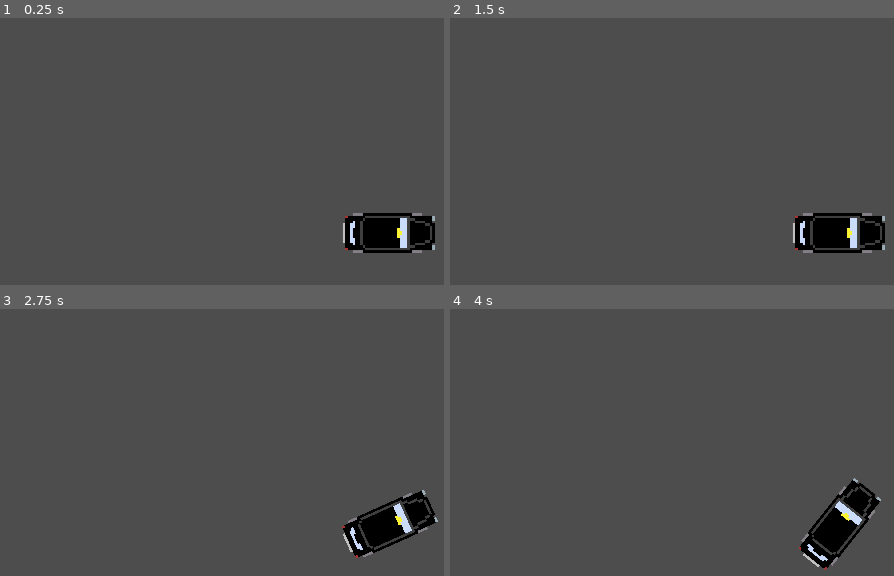
Above: before the commit, frames 1-4 (two rows, left to right).
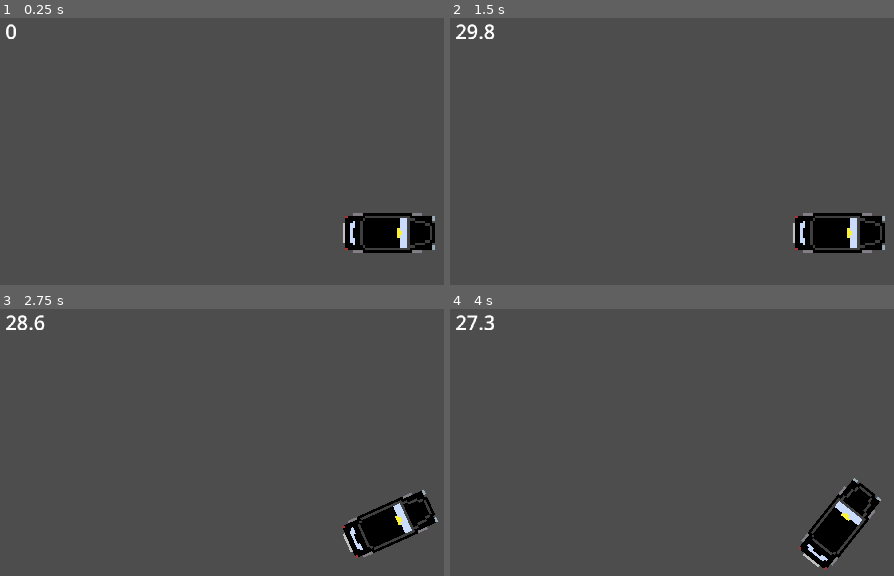
Above: after the commit, the same moments.

Repository: Samwalton9/HackneyCarriage
Game: Godot game, scene res://main.tscn
Two runs of this game, one before a commit and one after it. Both use one fixed random seed, a clock stepped at 60 frames per second and the inputs below. Before the commit the project starts from res://Map/map.tscn.
Inputs:
- Up to frame 1 (0.25 s): no input
- Up to frame 2 (1.5 s): tap Enter at 0.5 s; hold Up (ui_up) from 0.53 s (still down); tap Space at 1.25 s
- Up to frame 3 (2.75 s): tap Enter at 2 s; release Up (ui_up) at 2.03 s; hold Left (ui_left) from 2.03 s (still down)
- Up to frame 4 (4 s): release Left (ui_left) at 3.53 s; hold Down (ui_down) from 3.53 s (still down)

The runs differ from the first frame. In frame 1, less than 0.1% of the frame differs, in the area x 1-4%, y 2-8%; in frame 2, 0.2%; in frame 3, 0.2%, in the area x 1-11%, y 2-8%; in frame 4, 0.2%.

Commit message:
Journey tracking, random destination, and main scene

Diff:
--- a/Events.gd
+++ b/Events.gd
@@ -1,3 +1,5 @@
 extends Node
 
-signal new_pickup(node)
+signal picked_up(node)
+
+signal dropped_off
--- /dev/null
+++ b/Journey.gd
@@ -0,0 +1,5 @@
+extends Node
+
+var journey_distance : float
+var journey_max_cost : float
+var journey_current_cost : float
--- /dev/null
+++ b/JourneyTimer.gd
@@ -0,0 +1,13 @@
+extends Timer
+
+func _ready():
+	Events.picked_up.connect(_on_picked_up)
+	Events.dropped_off.connect(_on_dropped_off)
+
+
+func _on_picked_up(_node):
+	start()
+
+
+func _on_dropped_off():
+	stop()
--- a/Map/map.gd
+++ b/Map/map.gd
@@ -2,16 +2,12 @@
 
 
 func _ready():
-	Events.new_pickup.connect(_on_new_pickup)
+	Events.dropped_off.connect(_on_dropped_off)
 
 
-func _on_pickup_dropoff_dropped_off():
+func _on_dropped_off():
 	var pickup_dropoff = load("res://Rides/pickup_dropoff.tscn")
 	var instance = pickup_dropoff.instantiate()
 
 	call_deferred("add_child", instance)
 	instance.position = Vector2(50,50)
-
-
-func _on_new_pickup(node):
-	node.dropped_off.connect(_on_pickup_dropoff_dropped_off)
--- a/Map/map.tscn
+++ b/Map/map.tscn
@@ -15,5 +15,3 @@
 
 [node name="PickupDropoff" parent="." instance=ExtResource("2_bsr8r")]
 position = Vector2(50, 50)
-
-[connection signal="dropped_off" from="PickupDropoff" to="." method="_on_pickup_dropoff_dropped_off"]
--- a/Rides/pickup_dropoff.gd
+++ b/Rides/pickup_dropoff.gd
@@ -1,6 +1,4 @@
 extends Node2D
-
-signal dropped_off
 
 enum {
 	PICKUP,
@@ -8,19 +6,29 @@
 }
 
 var mode := PICKUP
-
-func _ready():
-	Events.new_pickup.emit(self)
+var distance_to_travel : float
 
 
 func move_for_dropoff() -> void:
-	position.x += 50
 	mode = DROPOFF
+	var new_location = new_dropoff_location()
+
+	distance_to_travel = position.distance_to(new_location)
+
+	position = new_location
 
 
-func _on_area_2d_area_entered(area):
+func new_dropoff_location() -> Vector2:
+	var rand_x = randi_range(0, 100)
+	var rand_y = randi_range(0, 100)
+
+	return Vector2(rand_x, rand_y)
+
+
+func _on_area_2d_area_entered(_area):
 	if mode == PICKUP:
 		move_for_dropoff()
+		Events.picked_up.emit(self)
 	elif mode == DROPOFF:
 		queue_free()
-		dropped_off.emit()
+		Events.dropped_off.emit()
--- a/Taxi/Label.gd
+++ b/Taxi/Label.gd
@@ -2,5 +2,5 @@
 
 var velocity : Vector2
 
-func _process(delta):
+func _process(_delta):
 	text = str(velocity.x)
--- /dev/null
+++ b/TimerLabel.gd
@@ -0,0 +1,6 @@
+extends Label
+
+@onready var timer = %JourneyTimer
+
+func _process(_delta):
+	text = str(snapped(timer.time_left, 0.1))
--- /dev/null
+++ b/main.tscn
@@ -0,0 +1,26 @@
+[gd_scene load_steps=4 format=3 uid="uid://dt050334lu31a"]
+
+[ext_resource type="PackedScene" uid="uid://cw6v8vicgu6ns" path="res://Map/map.tscn" id="1_ies4l"]
+[ext_resource type="Script" path="res://JourneyTimer.gd" id="2_a3xi6"]
+[ext_resource type="Script" path="res://TimerLabel.gd" id="3_irp7r"]
+
+[node name="Main" type="Node2D"]
+
+[node name="Map" parent="." instance=ExtResource("1_ies4l")]
+
+[node name="JourneyTimer" type="Timer" parent="."]
+unique_name_in_owner = true
+wait_time = 30.0
+one_shot = true
+script = ExtResource("2_a3xi6")
+
+[node name="CanvasLayer" type="CanvasLayer" parent="."]
+
+[node name="TimerLabel" type="Label" parent="CanvasLayer"]
+offset_left = 37.0
+offset_top = 23.0
+offset_right = 126.0
+offset_bottom = 90.0
+theme_override_font_sizes/font_size = 48
+text = "test"
+script = ExtResource("3_irp7r")
--- a/project.godot
+++ b/project.godot
@@ -11,13 +11,14 @@
 [application]
 
 config/name="HackneyCarriage"
-run/main_scene="res://Map/map.tscn"
+run/main_scene="res://main.tscn"
 config/features=PackedStringArray("4.2", "Forward Plus")
 config/icon="res://icon.svg"
 
 [autoload]
 
 Events="*res://Events.gd"
+Journey="*res://Journey.gd"
 
 [display]
 
